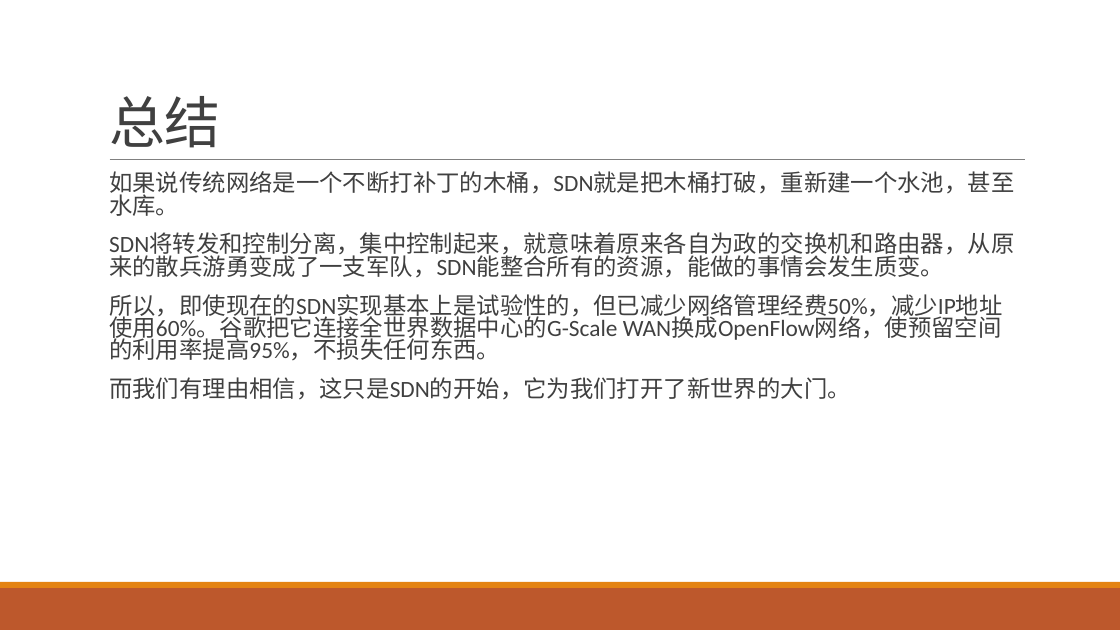
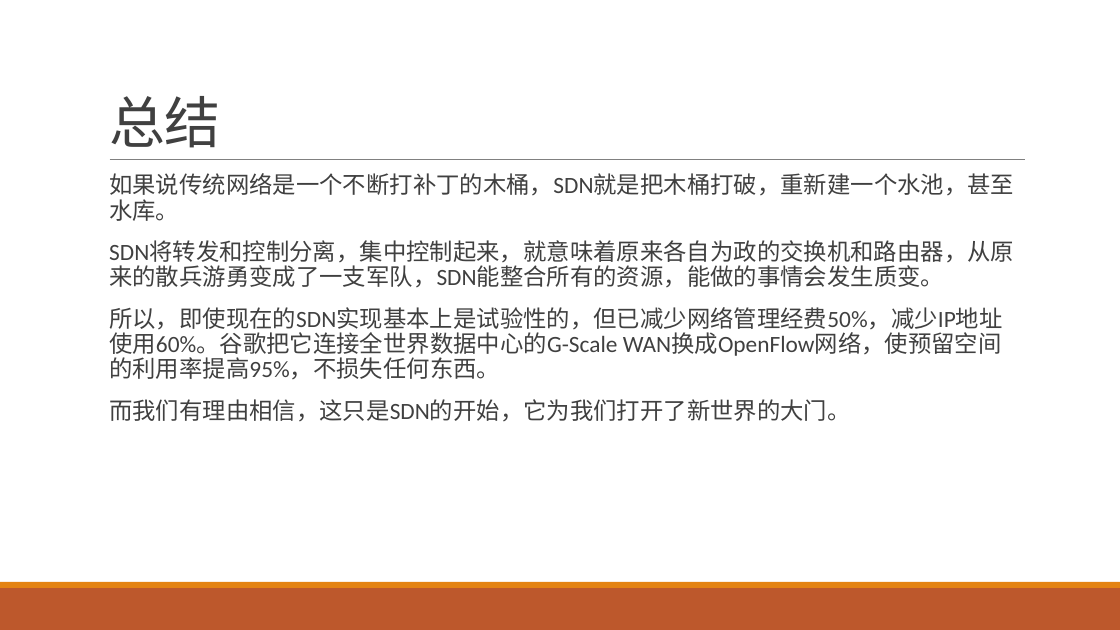
Before and after one commit to gittry1/gittry1.github.io, a slide deck: slide 25 of sysdjsdn/sysdjsdn.pptx. Drawn at 1120x630 pixels with LibreOffice and Linux fonts; fonts in the diff are those of the drawing. Boxes give left, top, right and bottom in pixels: in the first picture for what was removed or moved away, otherwise in the second. Text is boxed around its words. In the diff, an @@ line names an element or a change of style, - is before the commit and + after.

```diff
--- a/sysdjsdn/sysdjsdn.pptx
+++ b/sysdjsdn/sysdjsdn.pptx
@@ text "如果说传统网络是一个不断打补丁的木桶，SDN就是把木桶打破，重新建一个水池，甚至水库。" at (x1=109, y1=173, x2=1014, y2=421): line spacing 0.8 to 0.9 @@
```
Also in this commit, not shown: 2 other slides changed, 40 slides added, 1 other file.
